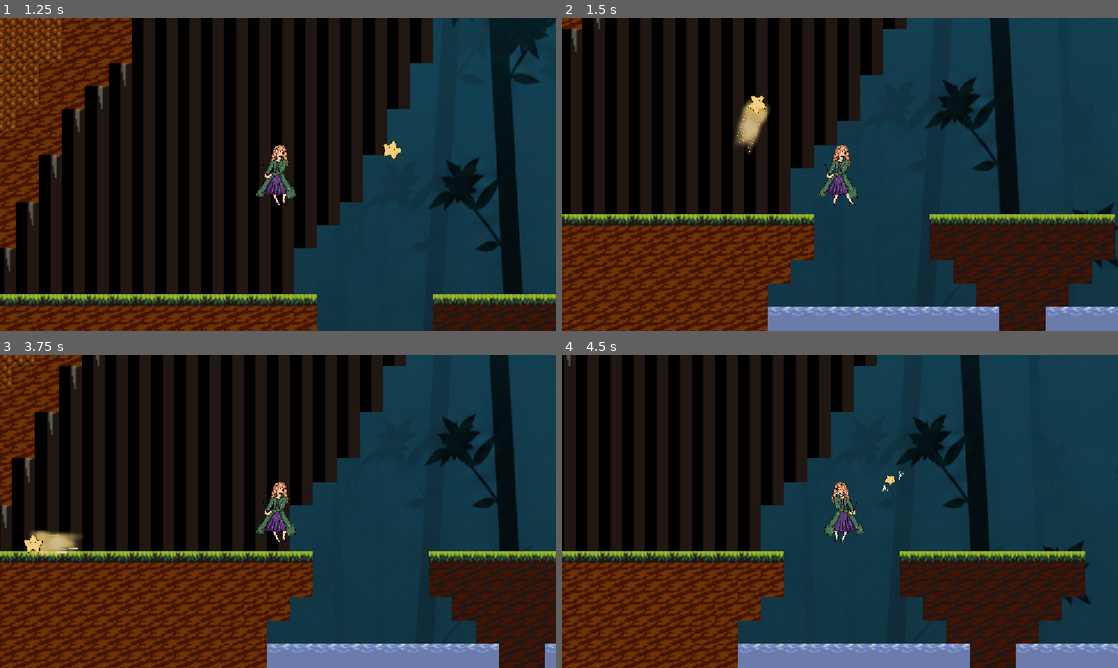
Above: before the commit, frames 1-4 (two rows, left to right).
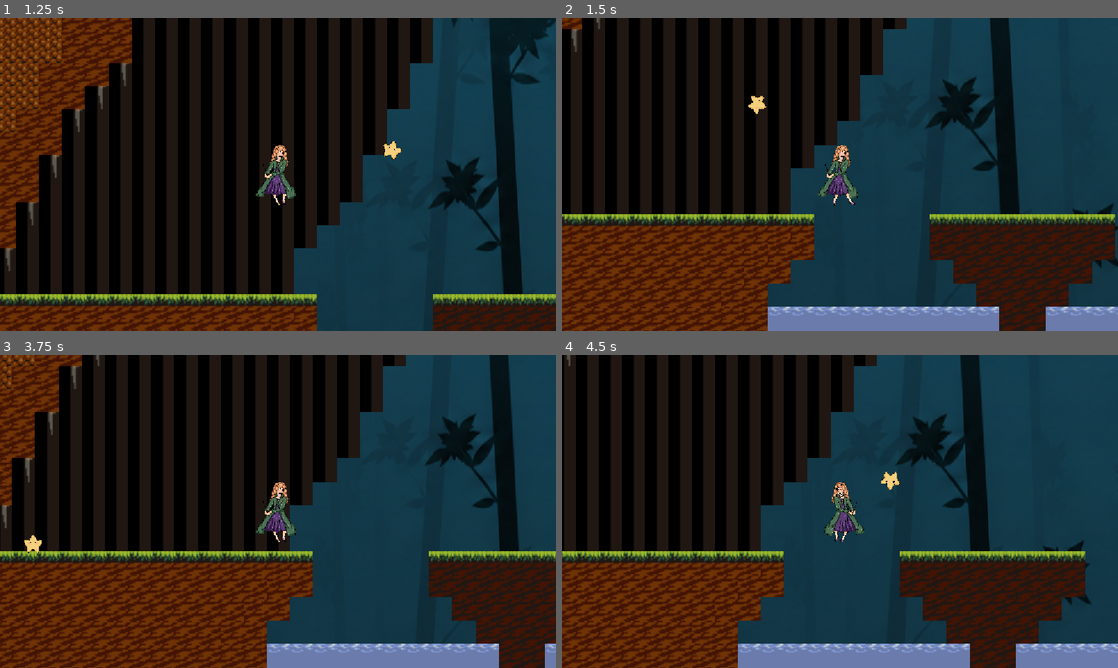
Above: after the commit, the same moments.

Repository: marist-spc/Wanderstar
Game: Godot game, scene res://level1.tscn
The game is run twice, just before and just after one commit, with the same random seed, the same clock (stepped at 60 frames per second) and the same inputs.
Inputs (mouse positions are in pixels of both pictures, inside the frame that each line leads up to):
- Up to frame 1 (1.25 s): tap Enter at 0.5 s; move the mouse to (400, 158) at 0.52 s; hold D (move_right) from 0.53 s (still down); hold Right mouse button (move_star) from 0.53 s (still down); tap Space (jump) at 0.77 s
- Up to frame 2 (1.5 s): keep holding D (move_right); move the mouse to (728, 190) at 1.27 s; release Right mouse button (move_star) at 1.28 s; click (728, 190) at 1.35 s
- Up to frame 3 (3.75 s): tap Space (jump) at 1.52, 3.02 s; move the mouse to (333, 442) at 2.02 s; release D (move_right) at 2.03 s; hold A (move_left) 2.03-2.78 s; hold Q (star_return) 2.03-2.78 s; move the mouse to (250, 574) at 2.77 s; hold D (move_right) from 2.78 s (still down); right-click (250, 574) at 2.85 s; move the mouse to (444, 558) at 3.52 s; click (444, 558) at 3.6 s
- Up to frame 4 (4.5 s): tap Space (jump) at 3.77 s; move the mouse to (673, 464) at 4.27 s; release D (move_right) at 4.28 s; hold A (move_left) from 4.28 s (still down); tap Q (star_return) at 4.35 s

Frame 1 is identical in both runs. In frame 2, 0.6% of the frame differs, in the area x 31-38%, y 25-44%; in frame 3, 0.6%; in frame 4, 0.1%.

Commit message:
star anim stuff

Diff:
--- a/monster1.tscn
+++ b/monster1.tscn
@@ -75,7 +75,7 @@
 
 [node name="Monster1" type="CharacterBody2D" unique_id=1055338569]
 collision_layer = 8
-collision_mask = 3
+collision_mask = 7
 script = ExtResource("1_vsg7x")
 
 [node name="AnimatedSprite2D" type="AnimatedSprite2D" parent="." unique_id=1013256716]
@@ -87,7 +87,7 @@
 
 [node name="Area2D" type="Area2D" parent="AnimatedSprite2D" unique_id=175729602]
 collision_layer = 8
-collision_mask = 16
+collision_mask = 4
 
 [node name="Hitbox" type="CollisionShape2D" parent="AnimatedSprite2D/Area2D" unique_id=1656060334]
 shape = SubResource("RectangleShape2D_qpdv0")
--- a/project.godot
+++ b/project.godot
@@ -64,7 +64,6 @@
 2d_physics/layer_2="floor"
 2d_physics/layer_3="star"
 2d_physics/layer_4="enemy"
-2d_physics/layer_5="attack"
 
 [physics]
 
--- a/star.gd
+++ b/star.gd
@@ -4,19 +4,16 @@
 
 func _ready():
 	$Node2D/AttackHitbox.disabled = true
-	$AnimatedSprite2D.play("idle")
-	$Node2D/AttackSprite.hide()
 
 func _on_wander_recall(pos):
 	pos.x += 20
 	position = pos
 	target_position = pos
-	$AnimatedSprite2D.play("teleport")
 
 func _on_wander_star_move(pos):
 	target_position = pos
 
-func _physics_process(delta: float) -> void:
+func _physics_process(delta):
 	#move the star to wherever its supposed to be going
 	if target_position != position:
 		var direction = (target_position - position).normalized()
@@ -45,12 +42,9 @@
 func _on_wander_star_attack():
 	#creates attack HB and starts a timer to recall the HB
 	$Node2D/AttackHitbox.disabled = false
-	$AttackSound.play()
-	$Node2D/AttackSprite.show()
 	$"Attack Timer".start()
 
 
 func _on_attack_timer_timeout():
 	#after amt of time end the attack
 	$Node2D/AttackHitbox.disabled = true
-	$Node2D/AttackSprite.hide()
--- a/star.tscn
+++ b/star.tscn
@@ -1,16 +1,7 @@
 [gd_scene format=3 uid="uid://dlv7yaovjclgg"]
 
 [ext_resource type="Script" uid="uid://ck7t3bt5romst" path="res://star.gd" id="1_46ao5"]
-[ext_resource type="Texture2D" uid="uid://efp6cfp0bo0d" path="res://art/yellow star attack beam.PNG" id="2_0ar2v"]
 [ext_resource type="Texture2D" uid="uid://cgqr6tyl082ad" path="res://art/IMG_6537.PNG" id="2_e2x7v"]
-[ext_resource type="Texture2D" uid="uid://dkyp3shmvkrnv" path="res://art/Yellow star teleport 1.PNG" id="3_d7oe7"]
-[ext_resource type="Texture2D" uid="uid://brue60ibof2to" path="res://art/Yellow star teleport 2.PNG" id="4_dvwch"]
-[ext_resource type="Texture2D" uid="uid://lxt4s8ej3bkj" path="res://art/Shrunken yellow star 1.PNG" id="4_ou736"]
-[ext_resource type="Texture2D" uid="uid://c74o1suskrlms" path="res://art/Yellow star teleport 3 (1).PNG" id="5_fi5u8"]
-[ext_resource type="Texture2D" uid="uid://d3pwda88lamg5" path="res://art/Shrunken yellow star 2.PNG" id="5_frsb1"]
-[ext_resource type="Texture2D" uid="uid://bn7fni43tk7sn" path="res://art/Yellow star teleport 4.PNG" id="6_0ar2v"]
-[ext_resource type="Texture2D" uid="uid://dnf6n3585qrup" path="res://art/Shrunken yellow star 3.PNG" id="6_w0tmw"]
-[ext_resource type="AudioStream" uid="uid://oc55duhfylj3" path="res://art/Star attack.mp3" id="8_ynkmc"]
 
 [sub_resource type="RectangleShape2D" id="RectangleShape2D_wjtt2"]
 size = Vector2(17.142857, 14.285713)
@@ -27,43 +18,11 @@
 "loop": 1,
 "name": &"idle",
 "speed": 5.0
-}, {
-"frames": [{
-"duration": 1.0,
-"texture": ExtResource("4_ou736")
-}, {
-"duration": 1.0,
-"texture": ExtResource("5_frsb1")
-}, {
-"duration": 1.0,
-"texture": ExtResource("6_w0tmw")
-}, {
-"duration": 1.0,
-"texture": ExtResource("6_0ar2v")
-}, {
-"duration": 1.0,
-"texture": ExtResource("4_dvwch")
-}, {
-"duration": 1.0,
-"texture": ExtResource("3_d7oe7")
-}, {
-"duration": 1.0,
-"texture": ExtResource("5_fi5u8")
-}, {
-"duration": 1.0,
-"texture": ExtResource("6_0ar2v")
-}, {
-"duration": 1.0,
-"texture": ExtResource("2_e2x7v")
-}],
-"loop": 0,
-"name": &"teleport",
-"speed": 20.0
 }]
 
 [node name="Star" type="CharacterBody2D" unique_id=33048179]
 collision_layer = 4
-collision_mask = 2
+collision_mask = 10
 script = ExtResource("1_46ao5")
 
 [node name="StarHitbox" type="CollisionShape2D" parent="." unique_id=1411719163]
@@ -72,19 +31,13 @@
 shape = SubResource("RectangleShape2D_wjtt2")
 
 [node name="Node2D" type="Area2D" parent="." unique_id=513314098]
-collision_layer = 16
-collision_mask = 0
+collision_layer = 4
+collision_mask = 8
 
 [node name="AttackHitbox" type="CollisionShape2D" parent="Node2D" unique_id=1277072764]
 position = Vector2(17.406248, -4)
 scale = Vector2(5, 1.5)
 shape = SubResource("RectangleShape2D_qpdv0")
-
-[node name="AttackSprite" type="Sprite2D" parent="Node2D" unique_id=1346670605]
-position = Vector2(16, 0)
-scale = Vector2(0.017, 0.01)
-texture = ExtResource("2_0ar2v")
-flip_h = true
 
 [node name="Attack Timer" type="Timer" parent="." unique_id=1097621042]
 wait_time = 0.3
@@ -93,11 +46,6 @@
 [node name="AnimatedSprite2D" type="AnimatedSprite2D" parent="." unique_id=1780112394]
 scale = Vector2(0.01, 0.01)
 sprite_frames = SubResource("SpriteFrames_qpdv0")
-animation = &"teleport"
-frame = 8
-frame_progress = 1.0
-
-[node name="AttackSound" type="AudioStreamPlayer2D" parent="." unique_id=324206395]
-stream = ExtResource("8_ynkmc")
+animation = &"idle"
 
 [connection signal="timeout" from="Attack Timer" to="." method="_on_attack_timer_timeout"]
Binary file removed: art/Shrunken yellow star 1.PNG
Not shown, removed: art/Shrunken yellow star 1.PNG.import
Binary file removed: art/Shrunken yellow star 2.PNG
Not shown, removed: art/Shrunken yellow star 2.PNG.import
Binary file removed: art/Shrunken yellow star 3.PNG
Not shown, removed: art/Shrunken yellow star 3.PNG.import
Not shown, removed: art/Star attack.mp3.import
Binary file removed: art/Yellow star teleport 1.PNG
Not shown, removed: art/Yellow star teleport 1.PNG.import
Binary file removed: art/Yellow star teleport 2.PNG
Not shown, removed: art/Yellow star teleport 2.PNG.import
Binary file removed: art/Yellow star teleport 3 (1).PNG
(and 6 more such lines)
